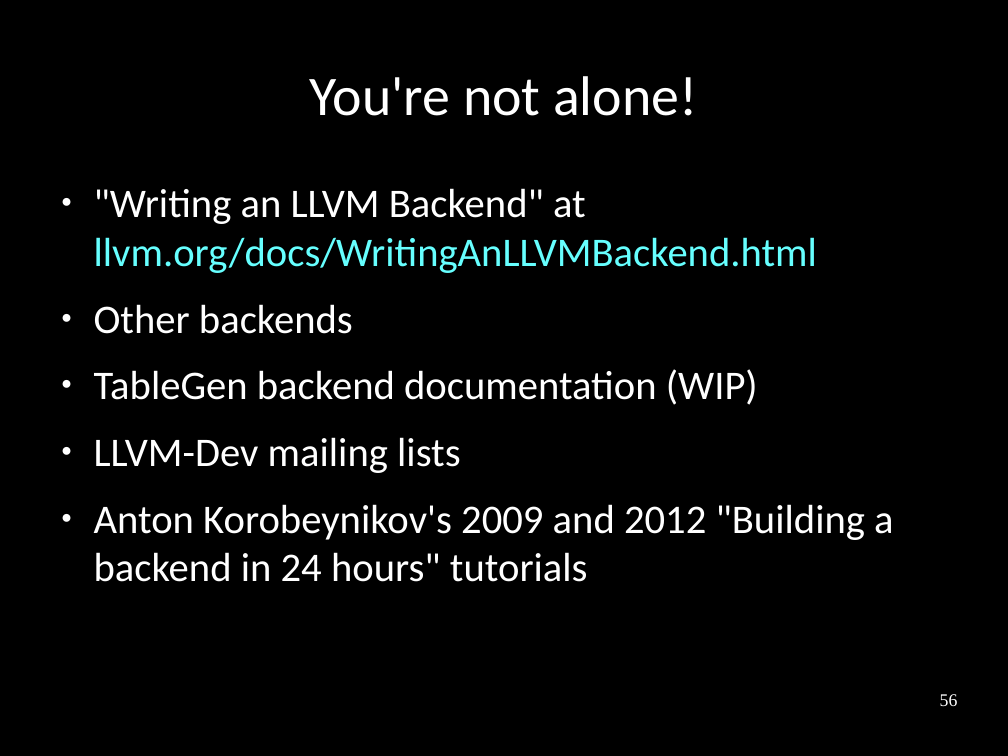
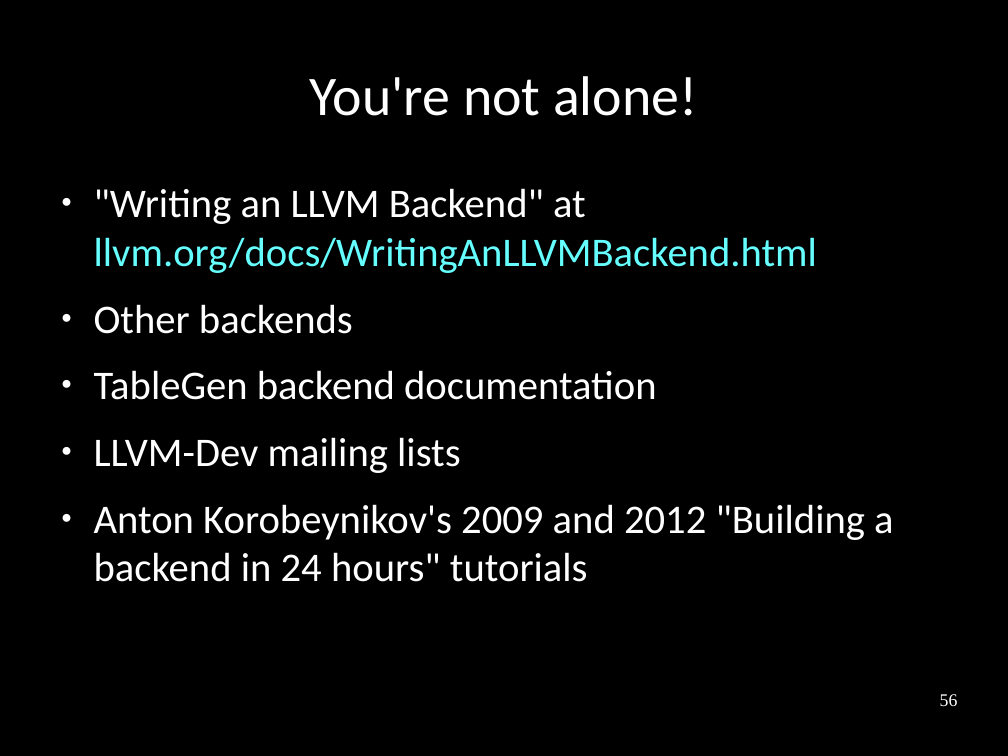
Before and after one commit to frasercrmck/llvm-leg, a slide deck: slide 56 of docs/Codeplay/Slides.odp. Drawn at 1008x756 pixels with LibreOffice and Linux fonts; fonts in the diff are those of the drawing. Boxes give left, top, right and bottom in pixels: in the first picture for what was removed or moved away, otherwise in the second. Text is boxed around its words. In the diff, an @@ line names an element or a change of style, - is before the commit and + after.

```diff
--- a/docs/Codeplay/Slides.odp
+++ b/docs/Codeplay/Slides.odp
@@ text at (x1=94, y1=370, x2=657, y2=400): text changed @@
-● TableGen backend documentation (WIP)
+● TableGen backend documentation
```
Also in this commit, not shown: 5 other slides changed.
